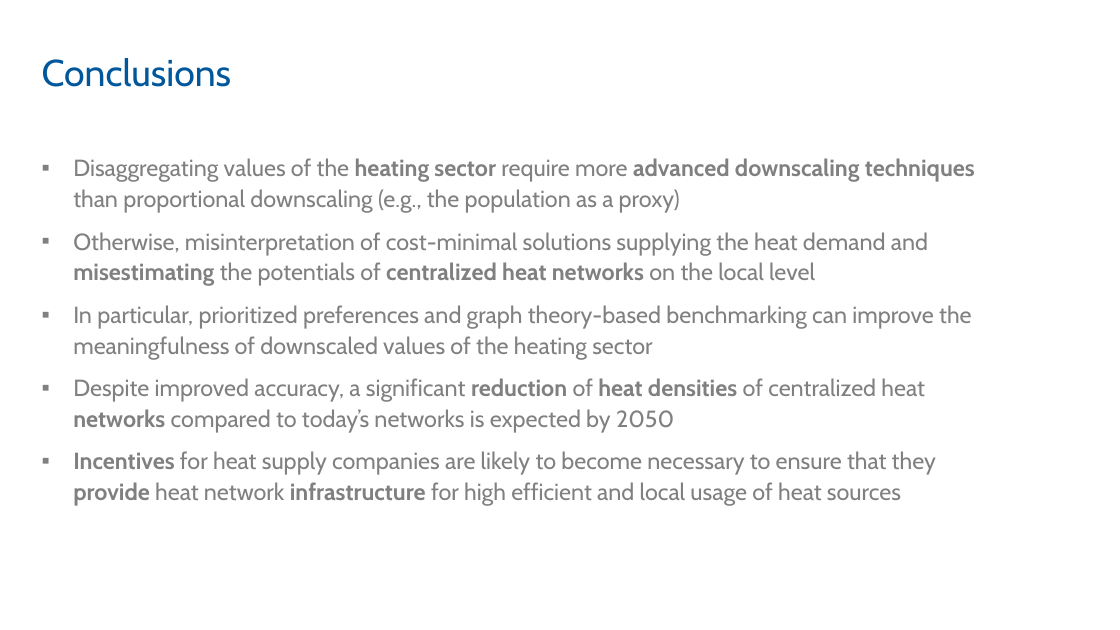
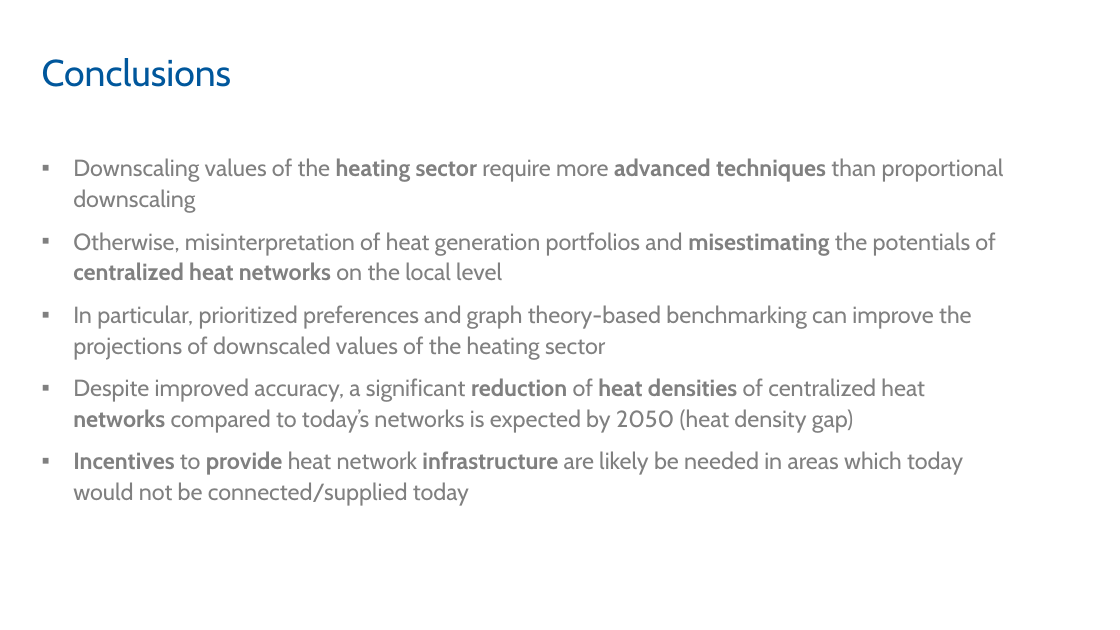
Before and after one commit to sebastianzwickl/downscaling-paper, a slide deck: slide 10 of Presentations/210827 YSSP (IIASA) - final colloquium.pptx. Drawn at 1120x630 pixels with LibreOffice and Linux fonts; fonts in the diff are those of the drawing; background and template pictures are left out. Boxes give left, top, right and bottom in pixels: in the first picture for what was removed or moved away, otherwise in the second. Text is boxed around its words. In the diff, an @@ line names an element or a change of style, - is before the commit and + after.

```diff
--- a/Presentations/210827 YSSP (IIASA) - final colloquium.pptx
+++ b/Presentations/210827 YSSP (IIASA) - final colloquium.pptx
@@ text at bbox=[73, 158, 1004, 506]: text changed @@
-▪ Disaggregating values of the heating sector require more advanced downscaling techniques than proportional downscaling (e.g., the population as a proxy)
-▪ Otherwise, misinterpretation of cost-minimal solutions supplying the heat demand and misestimating the potentials of centralized heat networks on the local level
-▪ In particular, prioritized preferences and graph theory-based benchmarking can improve the meaningfulness of downscaled values of the heating sector
-▪ Despite improved accuracy, a significant reduction of heat densities of centralized heat networks compared to today’s networks is expected by 2050
-▪ Incentives for heat supply companies are likely to become necessary to ensure that they provide heat network infrastructure for high efficient and local usage of heat sources
+▪ Downscaling values of the heating sector require more advanced techniques than proportional downscaling
+▪ Otherwise, misinterpretation of heat generation portfolios and misestimating the potentials of centralized heat networks on the local level
+▪ In particular, prioritized preferences and graph theory-based benchmarking can improve the projections of downscaled values of the heating sector
+▪ Despite improved accuracy, a significant reduction of heat densities of centralized heat networks compared to today’s networks is expected by 2050 (heat density gap)
+▪ Incentives to provide heat network infrastructure are likely be needed in areas which today would not be connected/supplied today
```
Also in this commit, not shown: 5 other slides changed, 2 other files.
